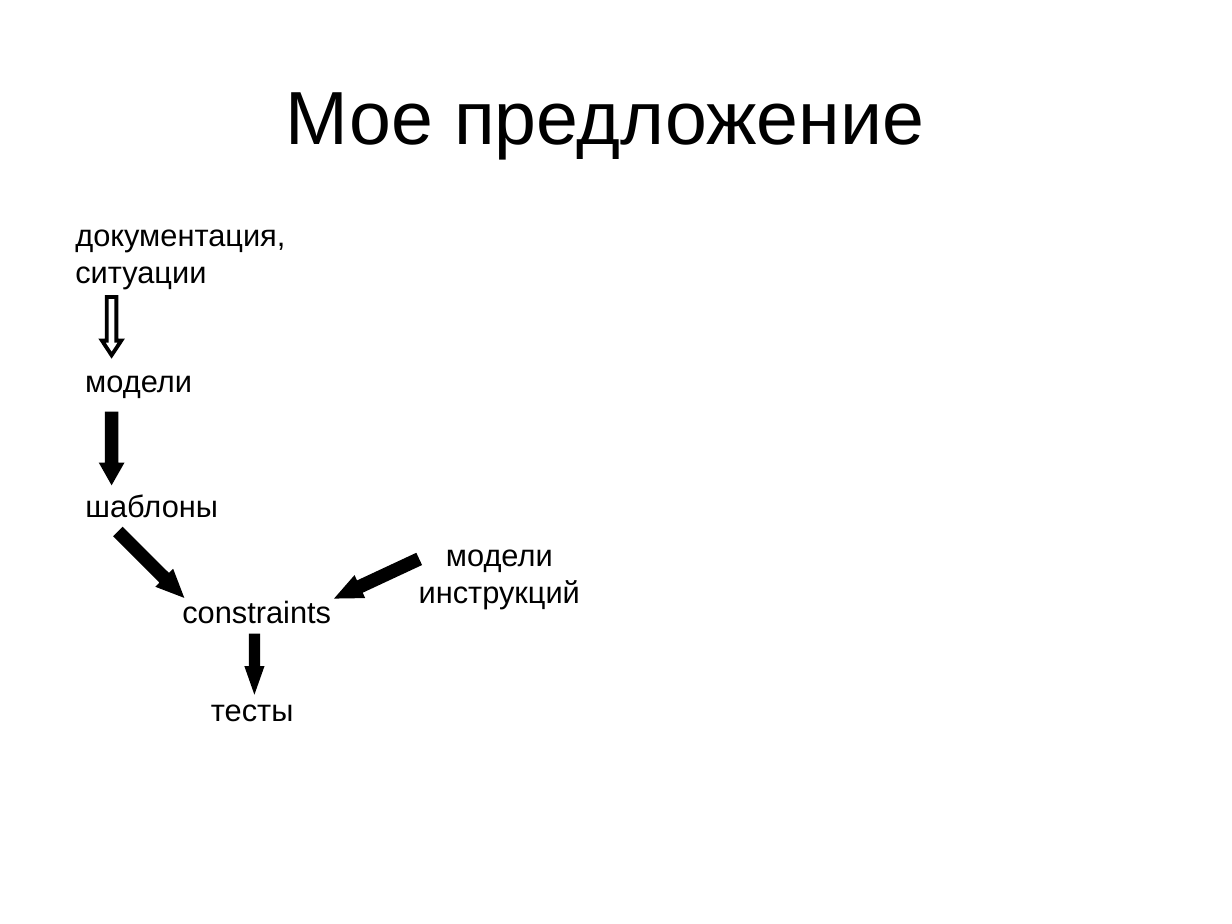
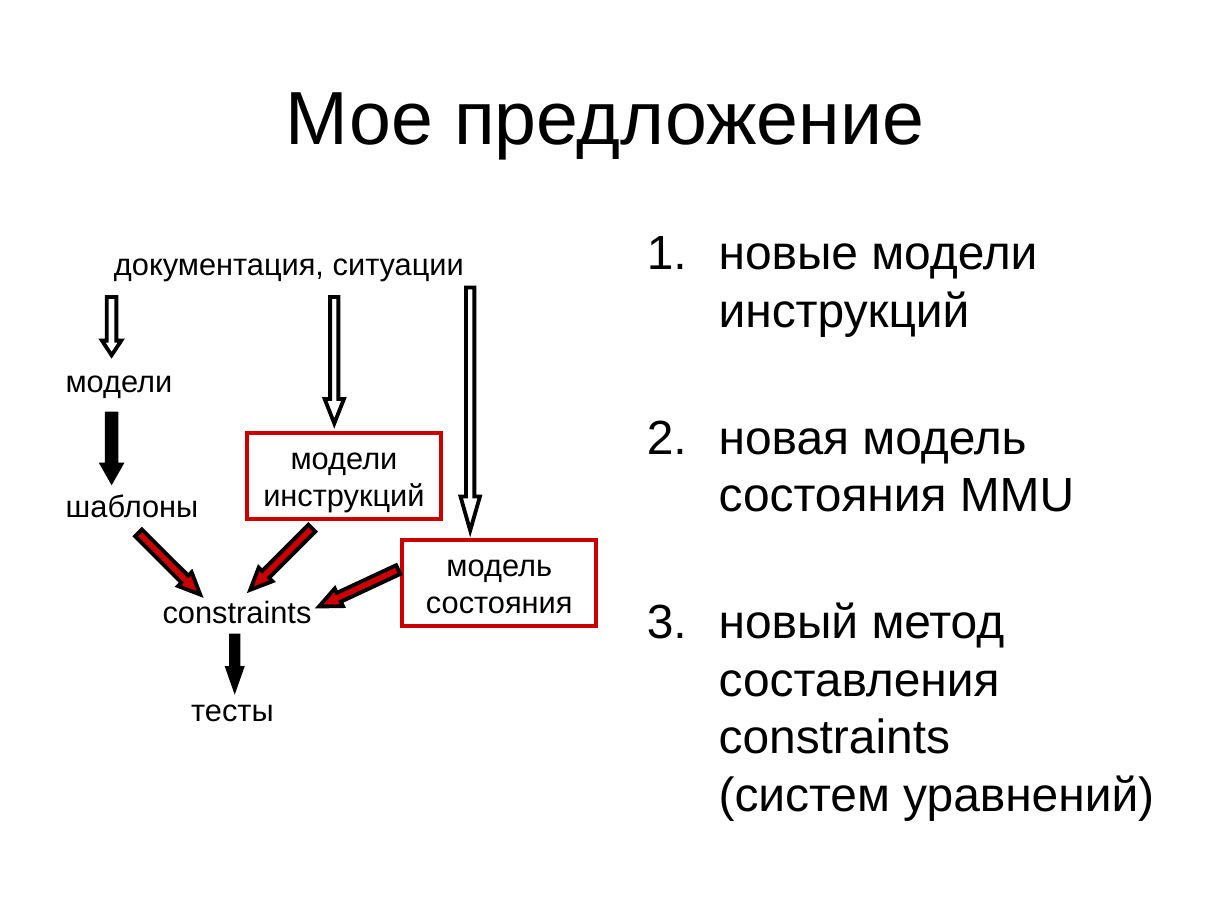
Before and after one commit to kornevgen/tesla-project, a slide deck: slide 12 of papers/THESIS/talks/pred/prethesis.ppt. Drawn at 1232x924 pixels with LibreOffice and Linux fonts; fonts in the diff are those of the drawing. Boxes give left, top, right and bottom in pixels: in the first picture for what was removed or moved away, otherwise in the second. Text is boxed around its words. In the diff, an @@ line names an element or a change of style, - is before the commit and + after.

```diff
--- a/papers/THESIS/talks/pred/prethesis.ppt
+++ b/papers/THESIS/talks/pred/prethesis.ppt
@@ text "документация, ситуации" rewrapped from (x1=75, y1=229, x2=285, y2=289) to (x1=114, y1=258, x2=464, y2=280) @@
@@ text added at (x1=719, y1=243, x2=1154, y2=820), 28 pt, text #000000 @@
+1. новые модели инструкций
+2. новая модель состояния MMU
+3. новый метод составления constraints
+   (систем уравнений)
@@ down arrow added at (x1=325, y1=297, x2=345, y2=424), outline #000000 2.24 pt @@
@@ down arrow added at (x1=461, y1=287, x2=480, y2=530), outline #000000 2.24 pt @@
@@ rectangle "модели инструкций" resized from (x1=419, y1=549, x2=580, y2=609) to (x1=248, y1=432, x2=441, y2=519) @@
@@ rectangle "модели инструкций" at (x1=248, y1=432, x2=441, y2=519): outline none to #CC0000 2.24 pt @@
@@ down arrow moved from (x1=112, y1=526, x2=188, y2=602) to (x1=132, y1=526, x2=208, y2=602) @@
@@ down arrow at (x1=132, y1=526, x2=208, y2=602): fill #000000 to #CC0000 @@
@@ down arrow added at (x1=243, y1=521, x2=319, y2=597), fill #CC0000, outline #000000 2.24 pt @@
@@ down arrow at (x1=315, y1=561, x2=402, y2=616): fill #000000 to #CC0000 @@
@@ down arrow moved from (x1=334, y1=551, x2=422, y2=606) to (x1=315, y1=561, x2=402, y2=616) @@
@@ rectangle added at (x1=403, y1=540, x2=596, y2=626), outline #CC0000 2.24 pt, 18 pt, text #000000 @@
+модель состояния
@@ 4 texts, 1 down arrow moved together from (x1=85, y1=375, x2=331, y2=722) to (x1=66, y1=375, x2=312, y2=722) @@
@@ down arrow at (x1=228, y1=636, x2=243, y2=689): proportions changed @@
```
Also in this commit, not shown: 4 other slides changed, 3 slides added, 1 slide removed.
